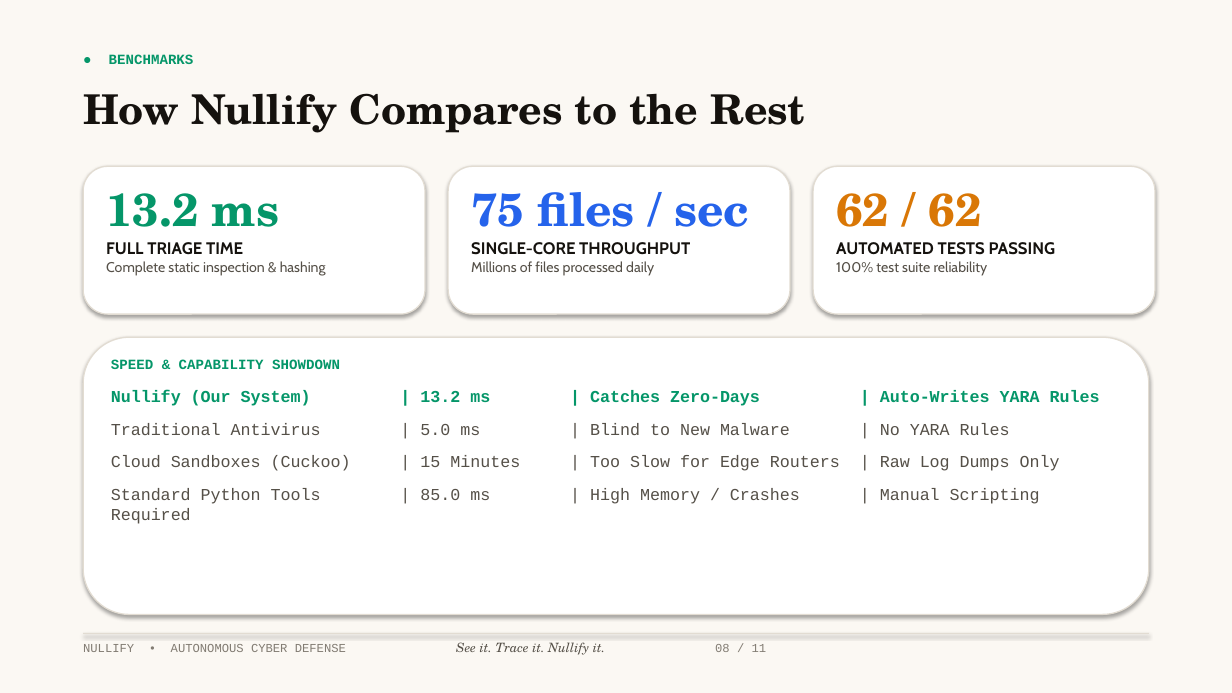
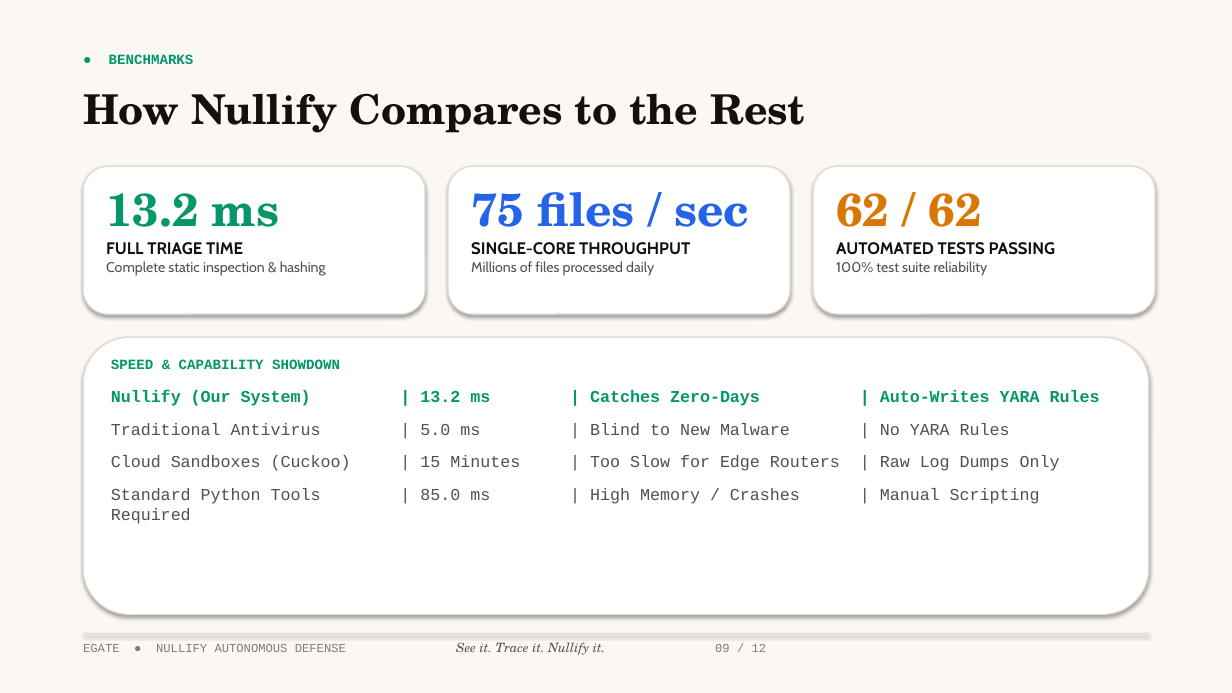
Before and after one commit to Nate-br/nullify, a slide deck: slide 9 of nullify_presentation.pptx (slide 8 before the commit). Drawn at 1232x693 pixels with LibreOffice and Linux fonts; fonts in the diff are those of the drawing. Boxes give left, top, right and bottom in pixels: in the first picture for what was removed or moved away, otherwise in the second. Text is boxed around its words. In the diff, an @@ line names an element or a change of style, - is before the commit and + after.

Commit message:
feat(presentation): integrate EGATE logo on cover & identity slide, add 8K cybersecurity visual assets, remove emojis, and enhance visual appeal

```diff
--- a/nullify_presentation.pptx
+++ b/nullify_presentation.pptx
@@ text at (x1=83, y1=642, x2=767, y2=655): text changed @@
-NULLIFY • AUTONOMOUS CYBER DEFENSE See it. Trace it. Nullify it. 08 / 11
+EGATE ● NULLIFY AUTONOMOUS DEFENSE See it. Trace it. Nullify it. 09 / 12
```
Also in this commit, not shown: 10 other slides changed, 1 slide added, 7 other files.
